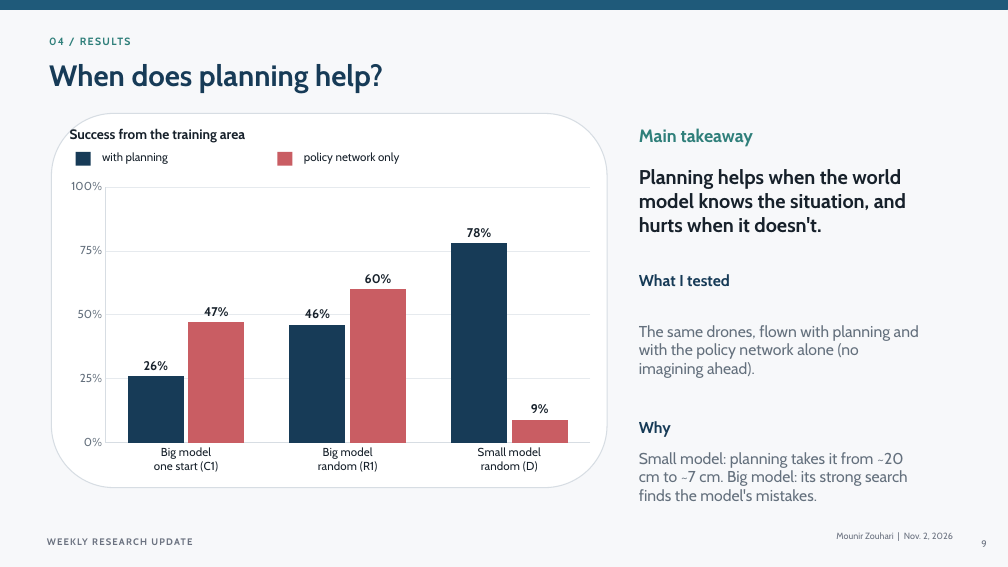
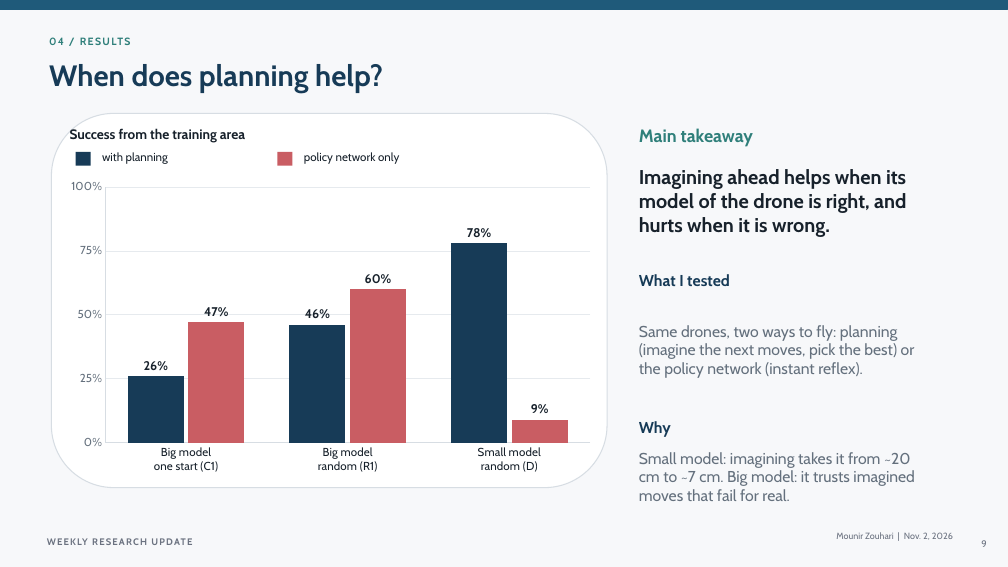
Before and after one commit to MounirZouhari/crazyfly, a slide deck: slide 9 of code/src/tdmpc2_training/reports/Mounir_Crazyflie_Weekly_Update_2026-11-02.pptx. Drawn at 1008x567 pixels with LibreOffice and Linux fonts; fonts in the diff are those of the drawing. Boxes give left, top, right and bottom in pixels: in the first picture for what was removed or moved away, otherwise in the second. Text is boxed around its words. In the diff, an @@ line names an element or a change of style, - is before the commit and + after.

Commit message:
Update deck: simpler wording, GPU and parallel results left out

```diff
--- a/code/src/tdmpc2_training/reports/Mounir_Crazyflie_Weekly_Update_2026-11-02.pptx
+++ b/code/src/tdmpc2_training/reports/Mounir_Crazyflie_Weekly_Update_2026-11-02.pptx
@@ text at [639, 169, 906, 237]: text changed @@
-Planning helps when the world model knows the situation, and hurts when it doesn't.
+Imagining ahead helps when its model of the drone is right, and hurts when it is wrong.
@@ text at [639, 325, 915, 378]: text changed @@
-The same drones, flown with planning and with the policy network alone (no imagining ahead).
+Same drones, two ways to fly: planning (imagine the next moves, pick the best) or the policy network (instant reflex).
@@ text at [639, 452, 914, 501]: text changed @@
-Small model: planning takes it from ~20 cm to ~7 cm. Big model: its strong search finds the model's mistakes.
+Small model: imagining takes it from ~20 cm to ~7 cm. Big model: it trusts imagined moves that fail for real.
```
Also in this commit, not shown: 6 other slides changed.
